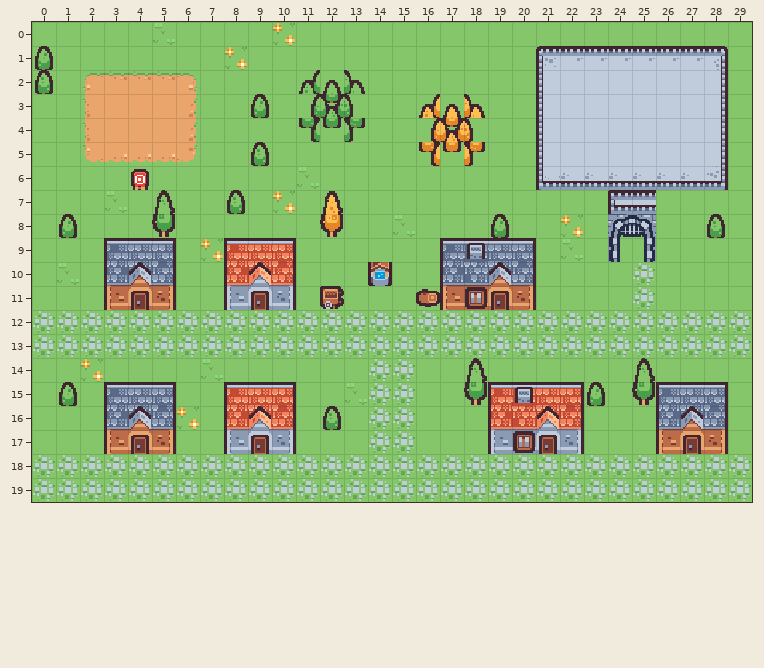
One commit to this Tiled map (JSON): tests/golden/town/town.tmj. The picture above was drawn from the file before the commit.
Cells are 16x16 px. Shown: x 0..29, y 0..19.
The result:
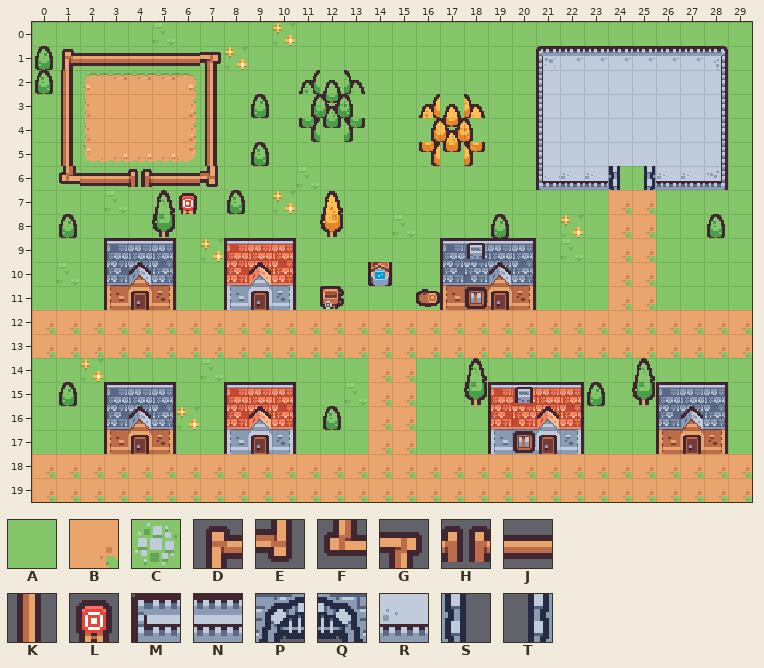
Key: from "tiny-town": A 0 "grass", B 41 "road_dirt", C 43 "road_cobble", D 44 "fence_nw", E 44 turned 180 "fence_nw", F 44 turned 270 "fence_nw", G 44 turned 90 "fence_nw", H 69 "fence_gap", J 81 "fence_h", K 81 turned 90 "fence_h", L 95 "target", M 99, N 100 "castle_parapet", P 111, Q 112 "castle_portcullis", R 121, S 123 "castle_gate_left", T 124 "castle_gate_right".
_ is an empty cell, # one hidden under a higher layer, . an unchanged one.
Objects are placed by their top-left corner, in cells (3,4 is the top-left corner of cell 3,4); size is 1x1 cell unless given.
Change:
--- layer "ground"
@@ x 0..29 @@
- 7 ........................A#....
- 8 ........................AA....
- 9 ........................AA....
-10 ........................AC....
-11 ........................AC....
-12 CCCCCCCCCCCCCCCCCCCCCCCCCCCCCC
-13 CCCCCCCCCCCCCCCCCCCCCCCCCCCCCC
-14 ..............CC..............
-15 ..............CC..............
-16 ..............CC..............
-17 ..............CC..............
-18 CCCCCCCCCCCCCCCCCCCCCCCCCCCCCC
-19 CCCCCCCCCCCCCCCCCCCCCCCCCCCCCC
+ 7 ........................BB....
+ 8 ........................BB....
+ 9 ........................BB....
+10 ........................BB....
+11 ........................BB....
+12 BBBBBBBBBBBBBBBBBBBBBBBBBBBBBB
+13 BBBBBBBBBBBBBBBBBBBBBBBBBBBBBB
+14 ..............BB..............
+15 ..............BB..............
+16 ..............BB..............
+17 ..............BB..............
+18 BBBBBBBBBBBBBBBBBBBBBBBBBBBBBB
+19 BBBBBBBBBBBBBBBBBBBBBBBBBBBBBB
--- layer "decor"
@@ x 4..25 @@
- 6 _...................__
+ 6 H...................ST
@@ x 24..25 @@
- 9 ST
+ 9 __
--- layer "obstacles"
@@ x 1..25 @@
- 1 _______..................
- 2 _....._..................
- 3 _....._..................
- 4 _....._..................
- 5 _....._..................
- 6 ___.___................RR
- 7 .......................MN
- 8 .......................PQ
+ 1 DJJJJJG..................
+ 2 K.....K..................
+ 3 K.....K..................
+ 4 K.....K..................
+ 5 K.....K..................
+ 6 FJJ.JJE................__
+ 7 .......................__
+ 8 .......................__
--- layer "objects"
-L "target" at 4,6
+L "target" at 6,7
Changed places in both pictures, as pixel boxes (x1, y1, x2, y2):
changed: (32, 49, 752, 502)
